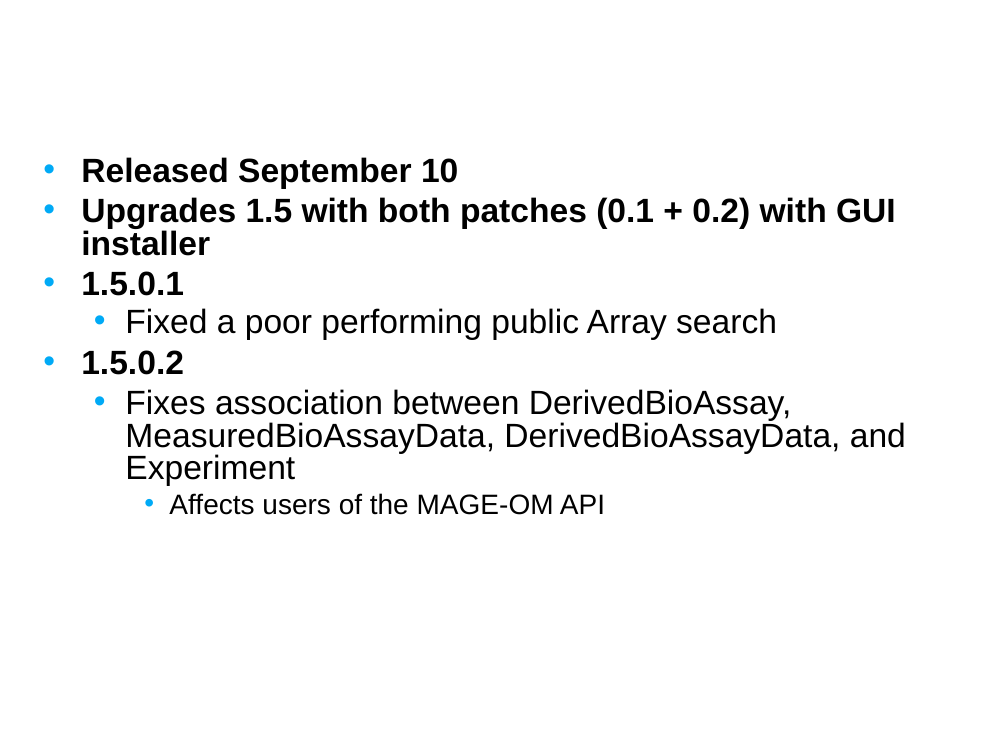
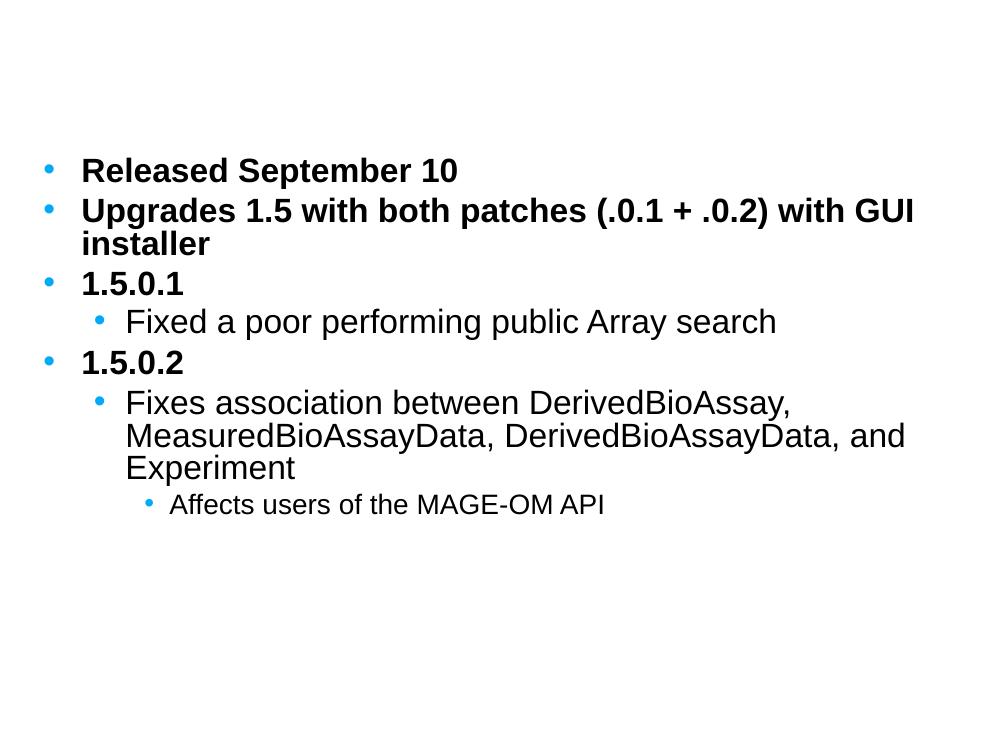
Before and after one commit to NCIP/caarray-docs, a slide deck: slide 3 of project_management/open_meetings/caArray User Community Meeting Sept 12.ppt. Drawn at 1008x756 pixels with LibreOffice and Linux fonts; fonts in the diff are those of the drawing; background and template pictures are left out. Boxes give left, top, right and bottom in pixels: in the first picture for what was removed or moved away, otherwise in the second. Text is boxed around its words. In the diff, an @@ line names an element or a change of style, - is before the commit and + after.

```diff
--- a/project_management/open_meetings/caArray User Community Meeting Sept 12.ppt
+++ b/project_management/open_meetings/caArray User Community Meeting Sept 12.ppt
@@ text at <box>81,197,915,256</box>: text changed @@
-• Upgrades 1.5 with both patches (0.1 + 0.2) with GUI installer
+• Upgrades 1.5 with both patches (.0.1 + .0.2) with GUI installer
```
Also in this commit, not shown: 2 other slides changed.
